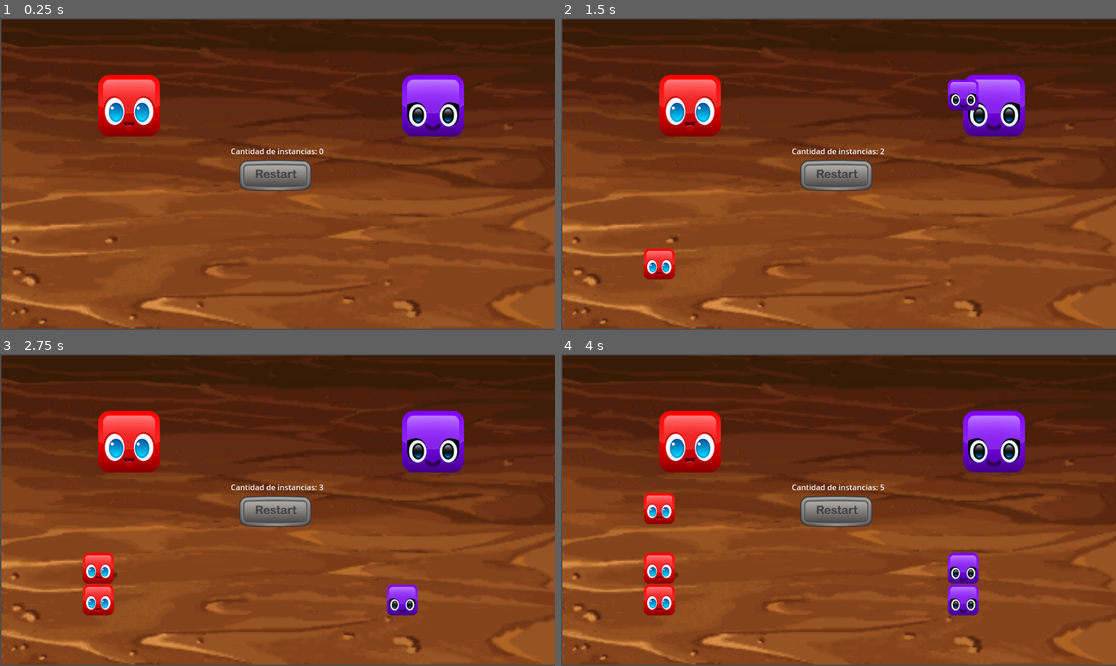
Above: before the commit, frames 1-4 (two rows, left to right).
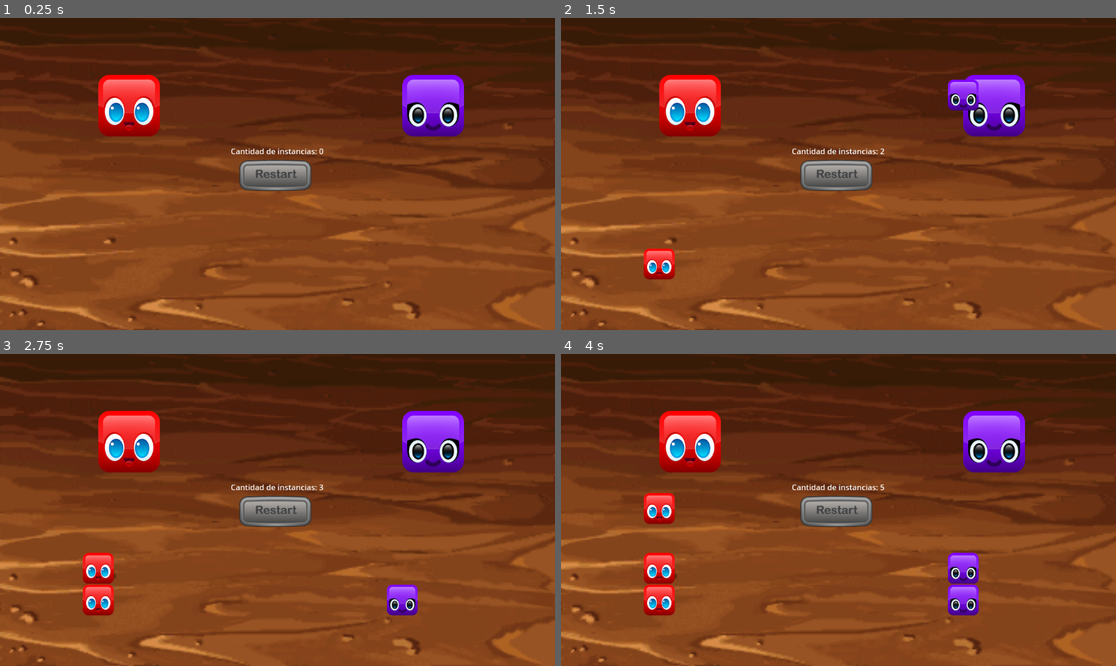
Above: after the commit, the same moments.

Repository: BlumieArt/ejercicio_senales
Game: Godot game, scene res://scenes/Menu/Menu.tscn
Two runs of this game, one before a commit and one after it. Both use one fixed random seed, a clock stepped at 60 frames per second and the inputs below.
Inputs (mouse positions are in pixels of both pictures, inside the frame that each line leads up to):
- Up to frame 1 (0.25 s): no input
- Up to frame 2 (1.5 s): click (688, 105) at 0.5 s; click (993, 105) at 1.25 s
- Up to frame 3 (2.75 s): click (127, 441) at 2 s
- Up to frame 4 (4 s): click (993, 441) at 2.75 s; click (688, 441) at 3.5 s

The runs differ from the first frame. In frame 1, 2.5% of the frame differs, in the area x 0-100%, y 0-100%; in frame 2, 2.5%; in frame 3, 2.5%; in frame 4, 2.5%.

Commit message:
Agregada la escena menu al grupo blocks
NOTA: Elimine los espacios vacios dentro de los scripts y las funciones que no se usaban (process y ready) para que quede más limpio

Diff:
--- a/scenes/Blocks/Red/BlockRed.gd
+++ b/scenes/Blocks/Red/BlockRed.gd
@@ -1,5 +1,4 @@
 extends RigidBody2D
-
 
 func delete():
 	queue_free()
--- a/scenes/Blocks/Violet/BlockViolet.gd
+++ b/scenes/Blocks/Violet/BlockViolet.gd
@@ -1,5 +1,4 @@
 extends RigidBody2D
-
 
 func delete():
 	queue_free()
--- a/scenes/Buttons/RedGenerator/RedGenerator.gd
+++ b/scenes/Buttons/RedGenerator/RedGenerator.gd
@@ -1,14 +1,6 @@
 extends TextureButton
 
 var blockRed = preload("res://scenes/Blocks/Red/BlockRed.tscn")
-
-func _ready():
-	pass
-
-
-
-func _process(delta):
-	pass
 
 
 func _on_button_down():
--- a/scenes/Buttons/Reset/Reset.gd
+++ b/scenes/Buttons/Reset/Reset.gd
@@ -1,7 +1,4 @@
 extends TextureButton
-
-
-
 
 func _on_button_down():
 	get_tree().call_group("blocks" , "delete")
--- a/scenes/Buttons/VioletGenerator/VioletGenerator.gd
+++ b/scenes/Buttons/VioletGenerator/VioletGenerator.gd
@@ -1,14 +1,6 @@
 extends TextureButton
 
 var blockViolet = preload("res://scenes/Blocks/Violet/BlockViolet.tscn")
-
-func _ready():
-	pass
-
-
-
-func _process(delta):
-	pass
 
 
 func _on_button_down():
--- a/scenes/Menu/Menu.tscn
+++ b/scenes/Menu/Menu.tscn
@@ -9,12 +9,12 @@
 [sub_resource type="RectangleShape2D" id="1"]
 size = Vector2(1519.98, 67.3924)
 
-[node name="Menu" type="Node2D"]
+[node name="Menu" type="Node2D" groups=["blocks"]]
 script = ExtResource("5")
 
 [node name="Background" type="Sprite2D" parent="."]
-position = Vector2(577.964, 323.633)
-scale = Vector2(3.59398, 3.2109)
+position = Vector2(576, 324)
+scale = Vector2(3.60625, 3.25)
 texture = ExtResource("1")
 
 [node name="RedGenerator" parent="." instance=ExtResource("3")]
